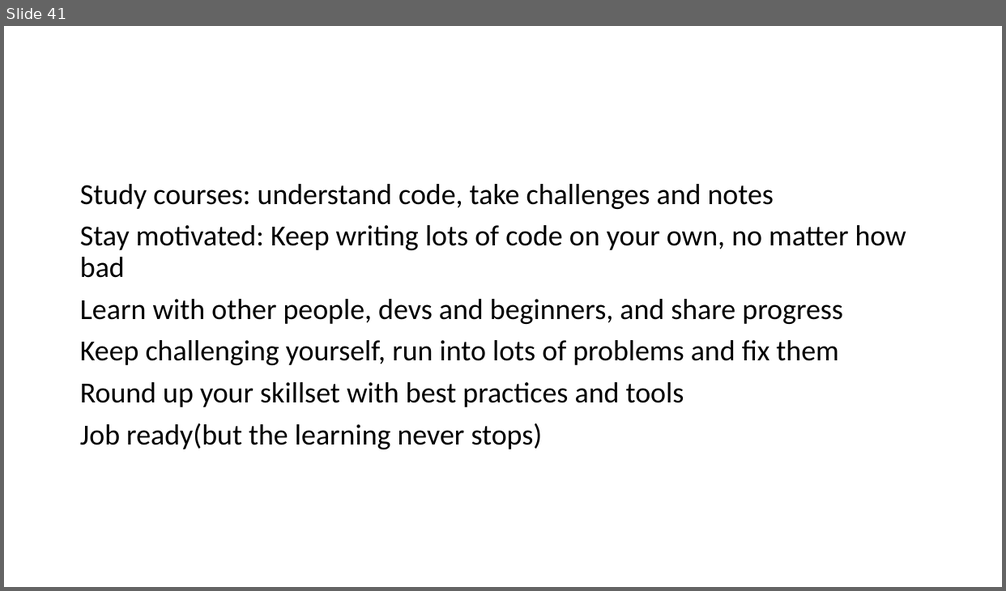
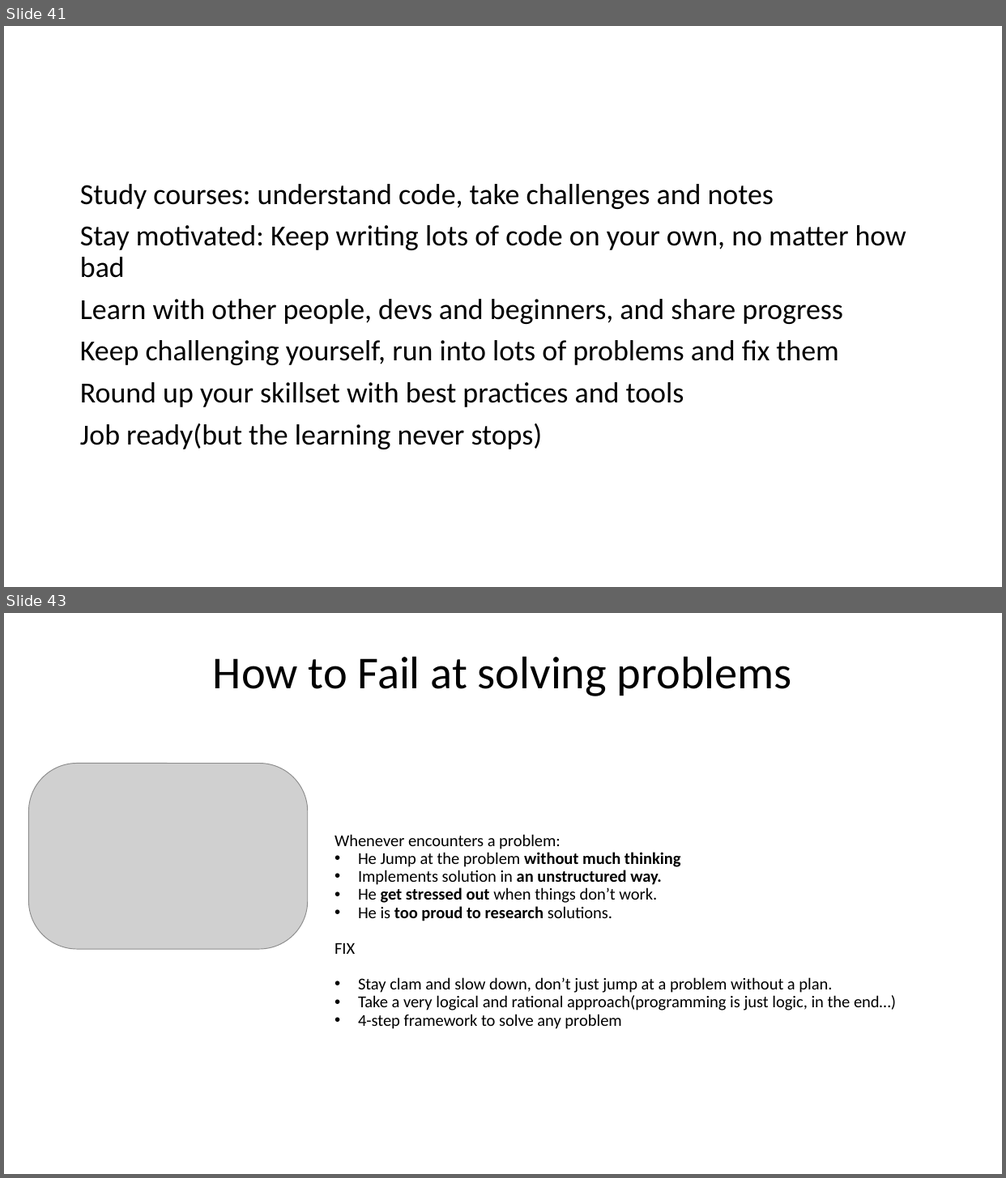
Before and after one commit to PiyushChaturvedii/Batch05, a slide deck: JavaScript.pptx. Shown one above the other, each under a label of ours: slide 41 before the commit, slides 41 and 43 after it; the slides between them are not shown. The pictures are 1006x591 and 1006x1178 pixels, drawn with LibreOffice and Linux fonts; fonts in the diff are those of the drawing; grey boxes stand for pictures. Boxes give left, top, right and bottom in pixels: in the first picture for what was removed or moved away, otherwise in the second. Text is boxed around its words. In the diff, an @@ line names an element or a change of style, - is before the commit and + after.

```diff
--- a/JavaScript.pptx
+++ b/JavaScript.pptx
@@ slide 43 added at bbox=[4, 613, 1002, 1174], background #FFFFFF @@
@@ title added at bbox=[213, 656, 792, 696], 44 pt, text #000000 @@
+How to Fail at solving problems
@@ picture added at bbox=[28, 764, 308, 949] @@
@@ text added at bbox=[334, 834, 896, 1029], 16 pt, text #000000 @@
+Whenever encounters a problem:
+• He Jump at the problem without much thinking
+• Implements solution in an unstructured way.
+• He get stressed out when things don’t work.
+• He is too proud to research solutions.
+FIX
+• Stay clam and slow down, don’t just jump at a problem without a plan.
+• Take a very logical and rational approach(programming is just logic, in the end…)
+• 4-step framework to solve any problem
```
Also in this commit, not shown: 2 slides changed, 5 other slides added, 4 other files.
